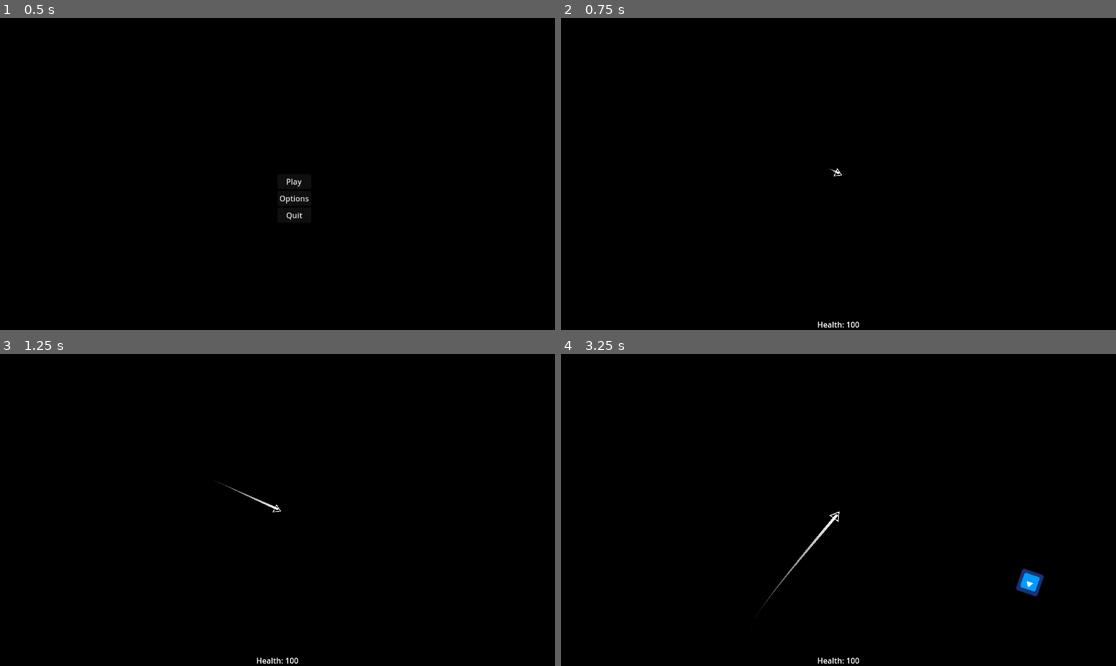
Above: before the commit, frames 1-4 (two rows, left to right).
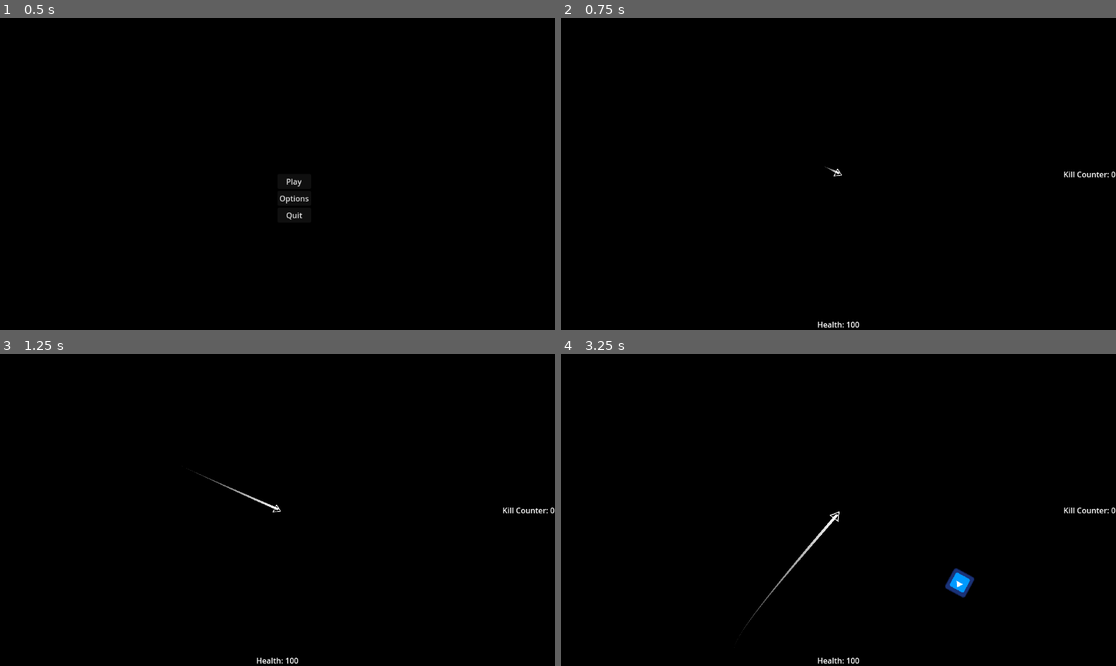
Above: after the commit, the same moments.

Repository: HazarBakir/void_blade
Game: Godot game, scene res://Scenes/main_menu.tscn
Two runs of this game, one before a commit and one after it. Both use one fixed random seed, a clock stepped at 60 frames per second and the inputs below. The engine's default icon, where the game draws it, is replaced by a stand-in: a white triangle on a blue panel in a dark square.
Inputs (mouse positions are in pixels of both pictures, inside the frame that each line leads up to):
- Up to frame 1 (0.5 s): no input
- Up to frame 2 (0.75 s): click "Play" at 0.5 s
- Up to frame 3 (1.25 s): no input
- Up to frame 4 (3.25 s): move the mouse to (960, 494) at 1.27 s; press the mouse at (960, 494) at 1.28 s; move the mouse to (727, 525) at 2.02 s; release the mouse at (727, 525) at 2.03 s; click (727, 525) at 2.1 s; tap Enter at 2.75 s; move the mouse to (894, 441) at 2.77 s; press the mouse at (894, 441) at 2.78 s

Frame 1 is identical in both runs. In frame 2, 0.1% of the frame differs, in the area x 47-100%, y 47-52%; in frame 3, 0.2%; in frame 4, 0.9%, in the area x 32-100%, y 49-90%.

Commit message:
feat: add kill_count label

Diff:
--- a/Scenes/bullet_particle.tscn
+++ b/Scenes/bullet_particle.tscn
@@ -397,6 +397,7 @@
 shader_parameter/gravity = Vector3(0, -1e-06, 0)
 
 [node name="BulletParticle" type="GPUParticles2D"]
+scale = Vector2(0.5, 0.5)
 emitting = false
 amount = 35
 one_shot = true
--- /dev/null
+++ b/Scenes/kill_count.gd
@@ -0,0 +1,4 @@
+extends Label
+
+func _process(_delta: float) -> void:
+	$".".text = str("Kill Counter: ", PlayerStats.kill_count)
--- a/Scripts/Player/player_movement.gd
+++ b/Scripts/Player/player_movement.gd
@@ -5,8 +5,8 @@
 @onready var sprite: Sprite2D = $Sprite2D
 @onready var marker_2d: Marker2D = $Marker2D
 
-var speed: float = 700.0
-var follow_speed: float = 400.0
+var speed: float = 850.0
+var follow_speed: float = 560.0
 var mouse_position: Vector2
 var accel: float = 10.0
 var decel: float = 5.0
@@ -92,7 +92,6 @@
 func _on_enemy_kill_area_area_entered(area: Area2D) -> void:
 	if _is_enemy_area(area):
 		var enemy = area.get_parent()
-
 		if PlayerStats.is_attacking:
 			PlayerStats.kill_count += 1
 			$Camera2D.screen_shake(8, 0.15)
--- a/Scripts/enemy/bullet.gd
+++ b/Scripts/enemy/bullet.gd
@@ -2,22 +2,25 @@
 @onready var bullet_particle: GPUParticles2D = $BulletParticle
 @onready var animated_sprite: AnimatedSprite2D = $AnimatedSprite2D
 @onready var particle_timer: Timer = $BulletParticle/Timer
-
-var speed: float = 400.0
+var speed: float = 500.0
 var target: CharacterBody2D
 var direction: Vector2 = Vector2.ZERO
 var follow_target: bool = true
 
 func _ready() -> void:
 	add_to_group("bullets")
-	_setup_follow_timer()
+	setup_follow_timer()
 	scale = Vector2(1.3, 1.3)
 
 func _physics_process(delta: float) -> void:
-	_move_to_player()
+	if follow_target:
+		move_to_player()
+	else:
+		look_at(global_position + direction)
+
 	position += direction * speed * delta
 
-func _setup_follow_timer() -> void:
+func setup_follow_timer() -> void:
 	var follow_timer = Timer.new()
 	follow_timer.wait_time = 1.0
 	follow_timer.one_shot = true
@@ -25,16 +28,17 @@
 	add_child(follow_timer)
 	follow_timer.start()
 
-func _move_to_player() -> void:
+func move_to_player() -> void:
 	if follow_target and target:
 		direction = (target.position - position).normalized()
 		look_at(target.position)
 
 func _stop_following() -> void:
 	follow_target = false
-	_setup_destroy_timer()
+	look_at(global_position + direction)
+	setup_destroy_timer()
 
-func _setup_destroy_timer() -> void:
+func setup_destroy_timer() -> void:
 	var destroy_timer = Timer.new()
 	destroy_timer.wait_time = 2.0
 	destroy_timer.one_shot = true
@@ -61,6 +65,7 @@
 
 func _on_bullet_destroy_timer_timeout() -> void:
 	queue_free()
+
 func screen_shake_on_collision(intensity: int, time: float):
 	var player_nodes = get_tree().get_nodes_in_group("player")
 	if player_nodes.size() > 0:
--- a/scenes/game_scene.tscn
+++ b/scenes/game_scene.tscn
@@ -1,8 +1,9 @@
-[gd_scene load_steps=5 format=3 uid="uid://pektlh5iak8r"]
+[gd_scene load_steps=6 format=3 uid="uid://pektlh5iak8r"]
 
 [ext_resource type="PackedScene" uid="uid://bvr6pjuau5noi" path="res://Scenes/player.tscn" id="1_w5aja"]
 [ext_resource type="Script" uid="uid://c7shxdlp0vqye" path="res://Scenes/health.gd" id="4_1ixah"]
 [ext_resource type="PackedScene" uid="uid://dot0y6kbrri6e" path="res://Scenes/enemy_spawner.tscn" id="4_fiftr"]
+[ext_resource type="Script" uid="uid://dj4jlrxcrjnj2" path="res://Scenes/kill_count.gd" id="4_rgj8m"]
 
 [sub_resource type="Environment" id="Environment_6h5vk"]
 background_mode = 3
@@ -68,5 +69,19 @@
 text = "HP: 100"
 script = ExtResource("4_1ixah")
 
+[node name="Health2" type="Label" parent="Control/CanvasLayer"]
+anchors_preset = 6
+anchor_left = 1.0
+anchor_top = 0.5
+anchor_right = 1.0
+anchor_bottom = 0.5
+offset_left = -71.0
+offset_top = -11.5
+offset_bottom = 11.5
+grow_horizontal = 0
+grow_vertical = 2
+text = "KillCount:"
+script = ExtResource("4_rgj8m")
+
 [node name="WorldEnvironment" type="WorldEnvironment" parent="."]
 environment = SubResource("Environment_6h5vk")
Not shown, added: Scenes/kill_count.gd.uid
Not shown, added: thumbnail.png.import
